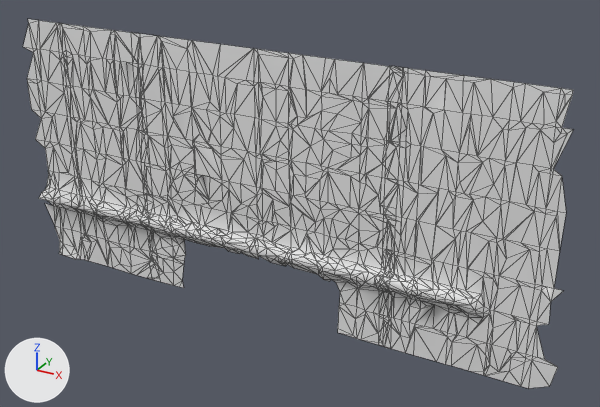
The OBJ model Data/NotImproved/Sections/8000/8000ElectricChannel.obj: old version first, new version second.
Rendered twice from a 50 mm camera at (3.59, -5.78, 2.82) aimed at (0.34, 0.14, -0.13). Every picture has the same lights, and +X, +Y and +Z are marked at lower left. Mesh edges are drawn as thin lines. Where no turn or scale is listed for an object, it has been applied to the vertices. Vertices at the same position are counted once.

Objects in the first picture: '8000ElectricChannel_mesh_47087924.007'.
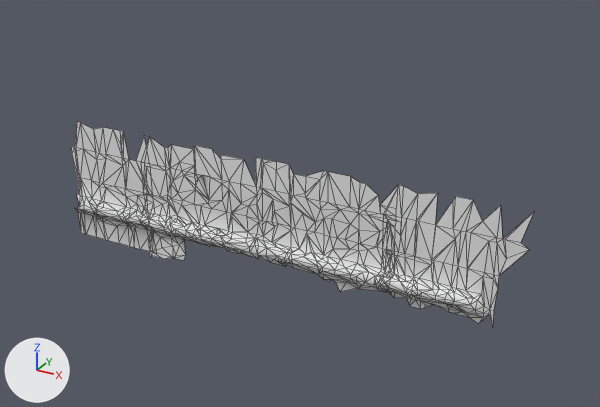
Changed parts and their boxes (x1, y1, x2, y2) in the pictures (600 x 407 px):
```json
{"object": "8000ElectricChannel_mesh_47087924.007", "change": "reshaped", "before": [23, 19, 574, 388], "after": [71, 122, 534, 326], "on screen": "16% narrower, 45% shorter"}
{"part": 1, "of": "me_8000electricchannel_mesh_47087924_007", "change": "deleted", "before": [23, 19, 574, 388]}
```

Edits to the scene script, one JSON object a line:
```json
{"block": "me_8000electricchannel_mesh_47087924_007", "where": "# used by ob_8000electricchannel_mesh_47087924_007; location = (0.0, 0.0, 0.0)"}
{"op": "remove", "block": "me_8000electricchannel_mesh_47087924_007", "code": "me_8000electricchannel_mesh_47087924_007.from_pydata(...)  # 1193 vertices, 2179 faces, 2 loose edges; spans x -2.71..2.72, y -0.05..0.06, z -1.29..1.23"}
{"op": "add", "block": "me_8000electricchannel_mesh_47087924_007", "code": "me_8000electricchannel_mesh_47087924_007.from_pydata(...)  # 638 vertices, 1104 faces, 4 loose edges; spans x -2.23..2.39, y -0.05..0.05, z -1.04..0.31"}
{"block": "me_8000electricchannel_mesh_47087924_007", "change": "me_8000electricchannel_mesh_47087924_007 part 1: 555 vertices removed from x -2.71..2.72, y -0.05..0.06, z -1.29..1.23"}
```
